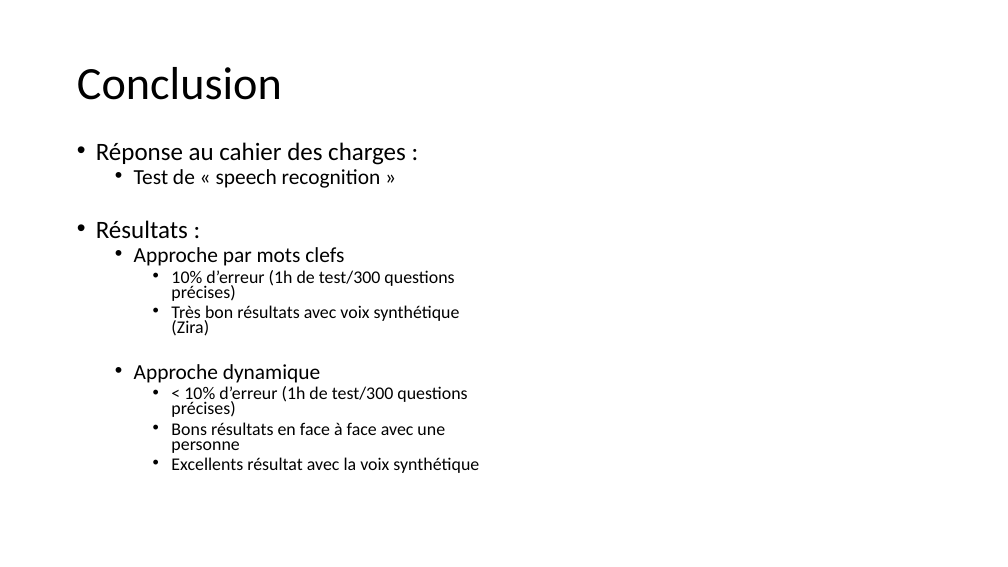
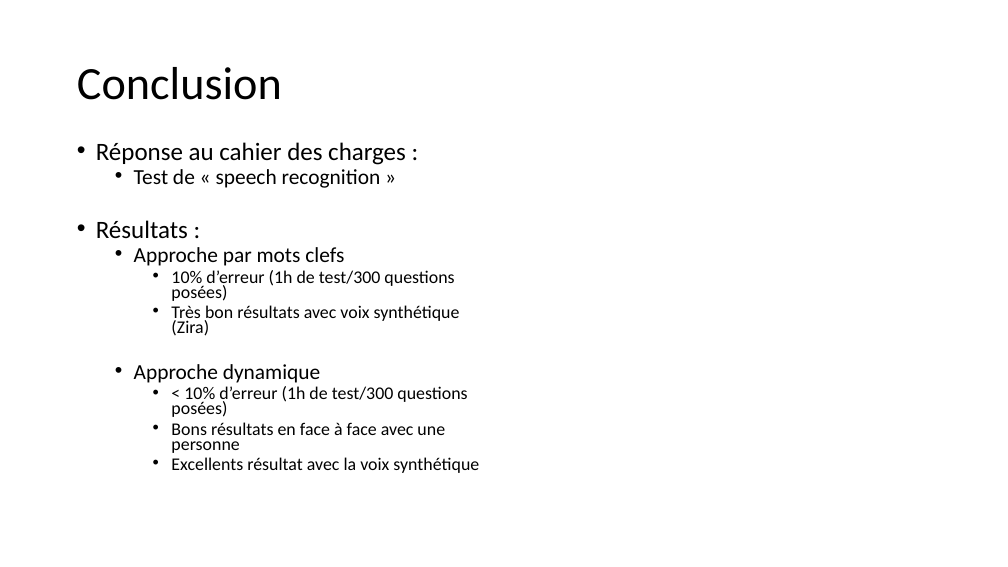
Before and after one commit to PorteAntoine/IHM_PEPPER_CPE2017, a slide deck: slide 30 of Rapport/Diapo_ihm_pepper.pptx. Drawn at 1008x567 pixels with LibreOffice and Linux fonts; fonts in the diff are those of the drawing; background and template pictures are left out. Boxes give left, top, right and bottom in pixels: in the first picture for what was removed or moved away, otherwise in the second. Text is boxed around its words. In the diff, an @@ line names an element or a change of style, - is before the commit and + after.

```diff
--- a/Rapport/Diapo_ihm_pepper.pptx
+++ b/Rapport/Diapo_ihm_pepper.pptx
@@ text at bbox=[171, 270, 454, 301]: text changed @@
-    • 10% d’erreur (1h de test/300 questions précises)
+    • 10% d’erreur (1h de test/300 questions posées)
@@ text at bbox=[171, 386, 467, 417]: text changed @@
-    • < 10% d’erreur (1h de test/300 questions précises)
+    • < 10% d’erreur (1h de test/300 questions posées)
```
Also in this commit, not shown: 23 other slides changed.
